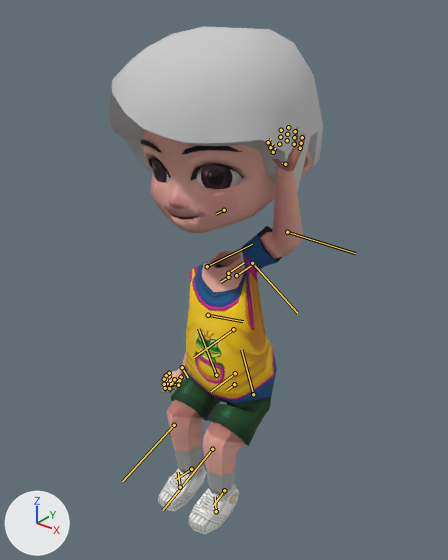
The FBX model cubeGame/Assets/2022-0311-Sediment tree/Models/kids-02-green-0622.FBX, before and after one commit.
The view is the same before and after, from a 50 mm camera at (0.724, -0.946, 1.094) aimed at (-0.024, -0.01, 0.515). Lighting does not change. The marker at lower left points along +X, +Y and +Z. Both versions are drawn at frame 480 of the action 'Take 001'; the numbers are the values there. The bones that bend it are drawn over the model as lines.

The first picture shows 'head001', 'kids_a_body', 'kids_a_eye_right002', 'kids_a_face', 'kids_a_left002'.
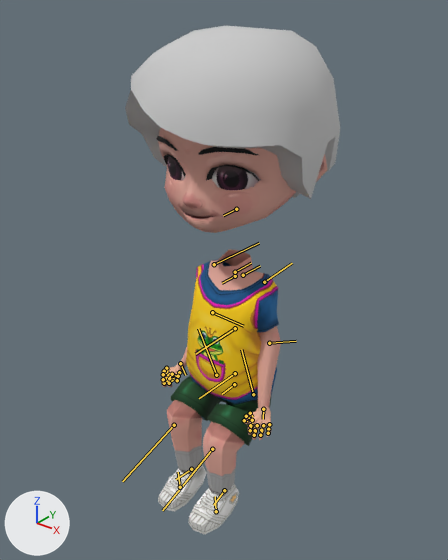
Location of each change, (x1, y1, x2, y2) in pixels of the pictures (448 x 560 px):
'head001', posed: before (108, 27, 323, 192); after (125, 26, 340, 199)
'kids_a_body', posed (16% narrower, 30% shorter): before (158, 127, 305, 534); after (158, 250, 281, 534)
'kids_a_face', posed: before (140, 129, 312, 233); after (156, 127, 327, 233)
'kids_a_eye_right002', posed: before (197, 163, 245, 189); after (212, 165, 261, 190)
'kids_a_left002', posed: before (152, 159, 171, 183); after (168, 156, 186, 180)
bone 'Bip001 Spine', root to tip: before (235, 373) to (211, 391); after (235, 373) to (199, 398)
bone 'Bip001 Spine1', root to tip: before (233, 329) to (194, 357); after (235, 328) to (195, 354)
bone 'Bip001 Head', root to tip: before (224, 210) to (216, 214); after (236, 209) to (223, 215)
bone 'Bip001 L Clavicle', root to tip: before (236, 275) to (252, 265); after (243, 275) to (260, 266)
bone 'Bip001 L UpperArm', root to tip: before (252, 263) to (297, 313); after (264, 282) to (292, 263)
bone 'Bip001 L Forearm', root to tip: before (287, 232) to (355, 253); after (269, 343) to (296, 341)
bone 'Bip001 L Hand', root to tip: before (285, 164) to (282, 163); after (263, 409) to (263, 419)
bone 'Bip001 L Finger0', root to tip: before (273, 152) to (275, 148); after (250, 413) to (253, 417)
bone 'Bip001 L Finger01', root to tip: before (270, 147) to (273, 143); after (246, 416) to (250, 418)
bone 'Bip001 L Finger02', root to tip: before (268, 142) to (270, 139); after (244, 420) to (247, 421)
bone 'Bip001 L Finger1', root to tip: before (279, 144) to (278, 144); after (252, 420) to (253, 420)
bone 'Bip001 L Finger11', root to tip: before (280, 137) to (279, 136); after (250, 425) to (252, 423)
bone 'Bip001 L Finger12', root to tip: before (281, 130) to (280, 129); after (250, 430) to (251, 426)
bone 'Bip001 L Finger2', root to tip: before (287, 140) to (286, 139); after (257, 425) to (257, 426)
bone 'Bip001 L Finger21', root to tip: before (287, 134) to (286, 132); after (255, 430) to (256, 428)
bone 'Bip001 L Finger22', root to tip: before (288, 127) to (287, 126); after (254, 435) to (256, 431)
bone 'Bip001 L Finger3', root to tip: before (294, 144) to (293, 143); after (263, 425) to (264, 426)
bone 'Bip001 L Finger31', root to tip: before (294, 137) to (293, 136); after (261, 430) to (263, 428)
bone 'Bip001 L Finger32', root to tip: before (295, 131) to (294, 130); after (260, 435) to (262, 431)
bone 'Bip001 L Finger4', root to tip: before (300, 148) to (299, 147); after (269, 424) to (270, 425)
bone 'Bip001 L Finger41', root to tip: before (301, 143) to (300, 142); after (268, 429) to (269, 427)
bone 'Bip001 L Finger42', root to tip: before (302, 137) to (301, 136); after (268, 433) to (269, 429)
bone 'Bip001 R Clavicle', root to tip: before (228, 273) to (244, 262); after (235, 272) to (251, 263)
bone 'Bip001 R UpperArm', root to tip: before (207, 266) to (252, 244); after (214, 264) to (259, 243)
bone 'Bip001 R Forearm', root to tip: before (208, 315) to (243, 321); after (212, 312) to (243, 326)
bone 'Bip001 R Finger0', root to tip: before (181, 377) to (178, 378); after (179, 372) to (176, 373)
bone 'Bip001 R Finger02', root to tip: before (178, 385) to (175, 384); after (177, 380) to (173, 378)
bone 'Bip001 R Finger1', root to tip: before (174, 379) to (177, 381); after (172, 374) to (176, 376)
bone 'Bip001 R Finger11', root to tip: before (171, 383) to (175, 384); after (169, 378) to (174, 378)
bone 'Bip001 R Finger2', root to tip: before (170, 380) to (173, 382); after (167, 374) to (170, 377)
bone 'Bip001 R Finger21', root to tip: before (167, 383) to (170, 385); after (165, 378) to (169, 378)
bone 'Bip001 R Finger3', root to tip: before (169, 376) to (171, 379); after (166, 371) to (169, 373)
bone 'Bip001 R Finger31', root to tip: before (166, 380) to (169, 381); after (164, 375) to (168, 375)
bone 'Bip001 R Finger4', root to tip: before (169, 373) to (171, 375); after (166, 368) to (169, 370)
bone 'Bip001 R Finger41', root to tip: before (166, 375) to (169, 376); after (164, 371) to (167, 371)

The edits, one by one:
Bone 'Bip001 Spine' (bone_bip001_spine) turns from (-2, 3, 3) to (-2, 3, 1) degrees about its own x, y and z.
Bone 'Bip001 Spine1' (bone_bip001_spine1) turns from (1, 4, 1) to (1, 0, 0) degrees about its own x, y and z.
Bone 'Bip001 Head' (bone_bip001_head) turns from (3, -1, -4) to (1, 0, -2) degrees about its own x, y and z.
Bone 'Bip001 L Clavicle' (bone_bip001_l_clavicle) turns from (-2, -56, 5) to (0, -18, -2) degrees about its own x, y and z.
Bone 'Bip001 L UpperArm' (bone_bip001_l_upperarm) turns from (-87, -17, -2) to (-31, 67, -15) degrees about its own x, y and z.
Bone 'Bip001 L Forearm' (bone_bip001_l_forearm) turns from (0, 0, -42) to (0, 0, -24) degrees about its own x, y and z.
Bone 'Bip001 L Hand' (bone_bip001_l_hand) turns from (20, 11, -28) to (73, 48, -3) degrees about its own x, y and z.
Bone 'Bip001 L Finger0' (bone_bip001_l_finger0) turns from (2, -12, 2) to (19, 13, 26) degrees about its own x, y and z.
Bone 'Bip001 L Finger01' (bone_bip001_l_finger01) turns from (0, -1, -1) to (21, 24, 23) degrees about its own x, y and z.
Bone 'Bip001 L Finger02' (bone_bip001_l_finger02) turns from (0, -1, -1) to (21, 24, 23) degrees about its own x, y and z.
Bone 'Bip001 L Finger1' (bone_bip001_l_finger1) turns from (-8, -16, 1) to (-15, -10, 32) degrees about its own x, y and z.
Bone 'Bip001 L Finger11' (bone_bip001_l_finger11) turns from (0, 0, 0) to (0, 0, 31) degrees about its own x, y and z.
Bone 'Bip001 L Finger12' (bone_bip001_l_finger12) turns from (0, 0, 0) to (0, 0, 31) degrees about its own x, y and z.
Bone 'Bip001 L Finger2' (bone_bip001_l_finger2) turns from (0, 0, -1) to (0, 0, 30) degrees about its own x, y and z.
Bone 'Bip001 L Finger21' (bone_bip001_l_finger21) turns from (0, 0, -2) to (0, 0, 29) degrees about its own x, y and z.
Bone 'Bip001 L Finger22' (bone_bip001_l_finger22) turns from (0, 0, -2) to (0, 0, 29) degrees about its own x, y and z.
Bone 'Bip001 L Finger3' (bone_bip001_l_finger3) turns from (15, 25, 1) to (25, 14, 32) degrees about its own x, y and z.
Bone 'Bip001 L Finger31' (bone_bip001_l_finger31) turns from (0, 0, -3) to (0, 0, 28) degrees about its own x, y and z.
Bone 'Bip001 L Finger32' (bone_bip001_l_finger32) turns from (0, 0, -3) to (0, 0, 28) degrees about its own x, y and z.
Bone 'Bip001 L Finger4' (bone_bip001_l_finger4) turns from (26, 38, 6) to (41, 21, 36) degrees about its own x, y and z.
Bone 'Bip001 L Finger41' (bone_bip001_l_finger41) turns from (0, 1, -1) to (0, 1, 30) degrees about its own x, y and z.
Bone 'Bip001 L Finger42' (bone_bip001_l_finger42) turns from (0, 1, -1) to (0, 1, 30) degrees about its own x, y and z.
Bone 'Bip001 R Clavicle' (bone_bip001_r_clavicle) turns from (0, 20, -3) to (0, 18, -2) degrees about its own x, y and z.
Bone 'Bip001 R UpperArm' (bone_bip001_r_upperarm) turns from (12, -69, 5) to (6, -69, 10) degrees about its own x, y and z.
Bone 'Bip001 R Forearm' (bone_bip001_r_forearm) turns from (0, 0, -38) to (0, 0, -45) degrees about its own x, y and z.
Bone 'Bip001 R Finger0' (bone_bip001_r_finger0) turns from (-10, -4, 15) to (-19, -13, 26) degrees about its own x, y and z.
Bone 'Bip001 R Finger02' (bone_bip001_r_finger02) turns from (-11, -15, 12) to (-21, -24, 23) degrees about its own x, y and z.
Bone 'Bip001 R Finger1' (bone_bip001_r_finger1) turns from (13, 13, 20) to (15, 10, 32) degrees about its own x, y and z.
Bone 'Bip001 R Finger11' (bone_bip001_r_finger11) turns from (0, 0, 18) to (0, 0, 31) degrees about its own x, y and z.
Bone 'Bip001 R Finger2' (bone_bip001_r_finger2) turns from (0, 0, 17) to (0, 0, 30) degrees about its own x, y and z.
Bone 'Bip001 R Finger21' (bone_bip001_r_finger21) turns from (0, 0, 16) to (0, 0, 29) degrees about its own x, y and z.
Bone 'Bip001 R Finger3' (bone_bip001_r_finger3) turns from (-22, -19, 20) to (-25, -14, 32) degrees about its own x, y and z.
Bone 'Bip001 R Finger31' (bone_bip001_r_finger31) turns from (0, 0, 15) to (0, 0, 28) degrees about its own x, y and z.
Bone 'Bip001 R Finger4' (bone_bip001_r_finger4) turns from (-36, -29, 25) to (-41, -21, 36) degrees about its own x, y and z.
Bone 'Bip001 R Finger41' (bone_bip001_r_finger41) turns from (0, -1, 17) to (0, -1, 30) degrees about its own x, y and z.
Bone 'Bip001 L Thigh' (bone_bip001_l_thigh) moves from (0.3, 0.0, 0.0) to (0.0, 0.0, 0.0).
Bone 'Bip001 L Thigh' (bone_bip001_l_thigh) turns from (-6, -9, 64) to (-1, -10, 61) degrees about its own x, y and z.
Bone 'Bip001 R Thigh' (bone_bip001_r_thigh) moves from (-0.3, 0.4, -0.1) to (0.0, 0.0, 0.0).
Bone 'Bip001 R Thigh' (bone_bip001_r_thigh) turns from (6, 13, 64) to (9, 13, 61) degrees about its own x, y and z.
